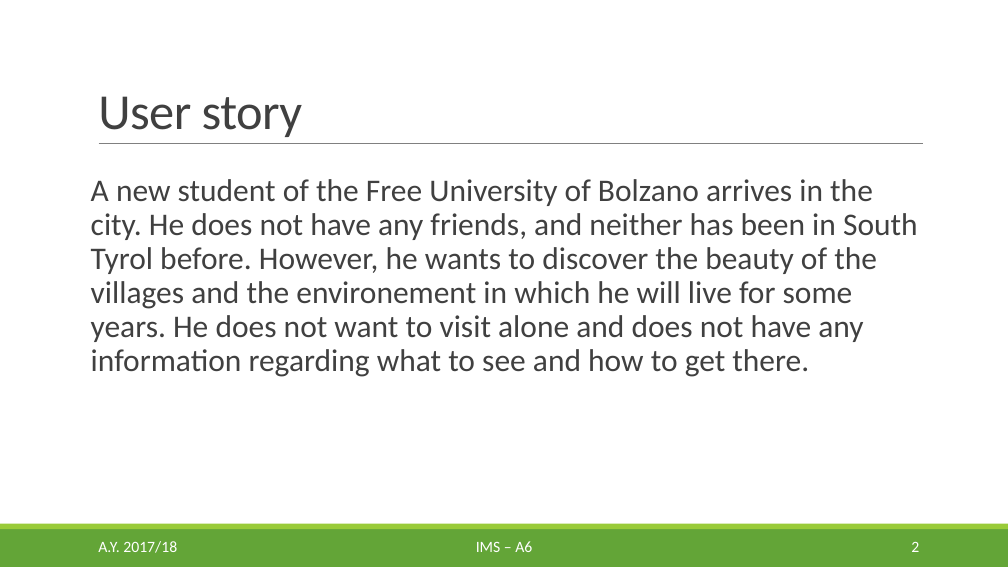
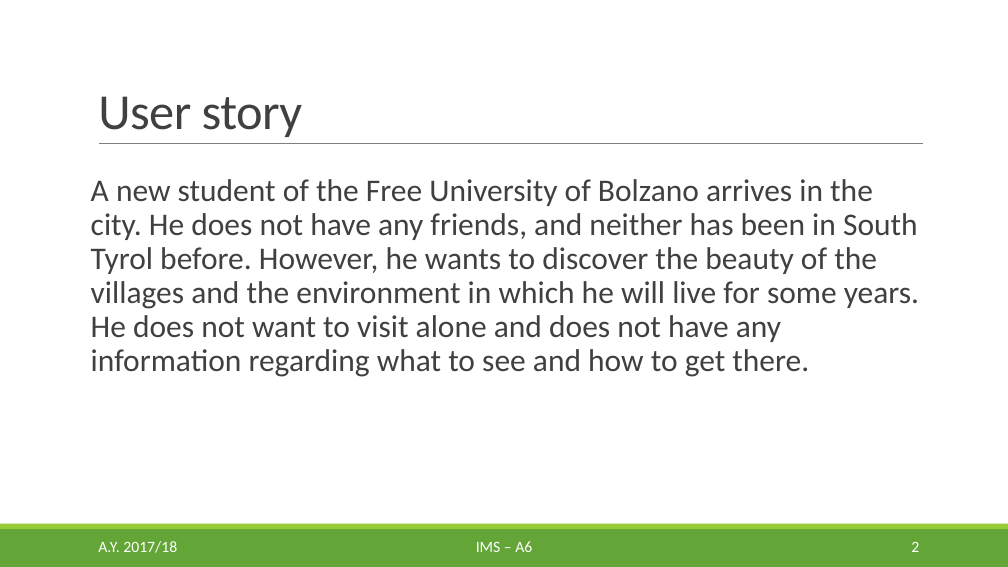
Before and after one commit to egcmi/IMS_project, a slide deck: slide 2 of IMS_A_6_Initial_Presentation.pptx. Drawn at 1008x567 pixels with LibreOffice and Linux fonts; fonts in the diff are those of the drawing. Boxes give left, top, right and bottom in pixels: in the first picture for what was removed or moved away, otherwise in the second. Text is boxed around its words. In the diff, an @@ line names an element or a change of style, - is before the commit and + after.

```diff
--- a/IMS_A_6_Initial_Presentation.pptx
+++ b/IMS_A_6_Initial_Presentation.pptx
@@ text at (91, 179, 919, 377): text changed @@
-A new student of the Free University of Bolzano arrives in the city. He does not have any friends, and neither has been in South Tyrol before. However, he wants to discover the beauty of the villages and the environement in which he will live for some years. He does not want to visit alone and does not have any information regarding what to see and how to get there.
+A new student of the Free University of Bolzano arrives in the city. He does not have any friends, and neither has been in South Tyrol before. However, he wants to discover the beauty of the villages and the environment in which he will live for some years. He does not want to visit alone and does not have any information regarding what to see and how to get there.
```
Also in this commit, not shown: 1 other file.
